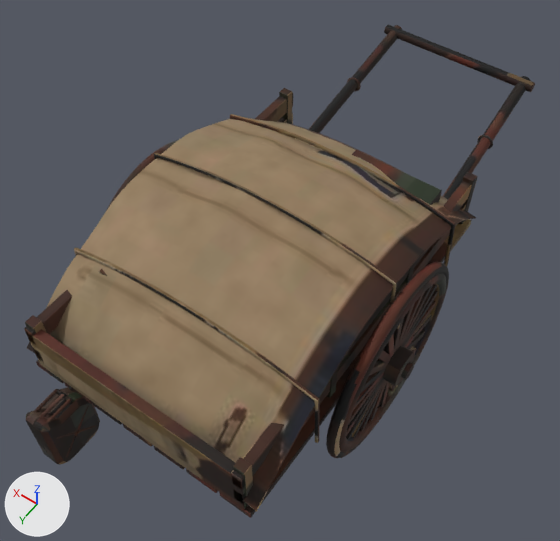
A saved change to the glTF model assets/world/caravan_cart.glb.
The view is the same before and after, from a 50 mm camera at (-1.706, 2.272, 4.453) aimed at (0.059, -0.198, 0.572). The axes (+X, +Y, +Z) are drawn at lower left. The lights are the same throughout. The first picture is the older version. Vertices at exactly the same position are counted once.

The first picture shows 'caravan_cart'.
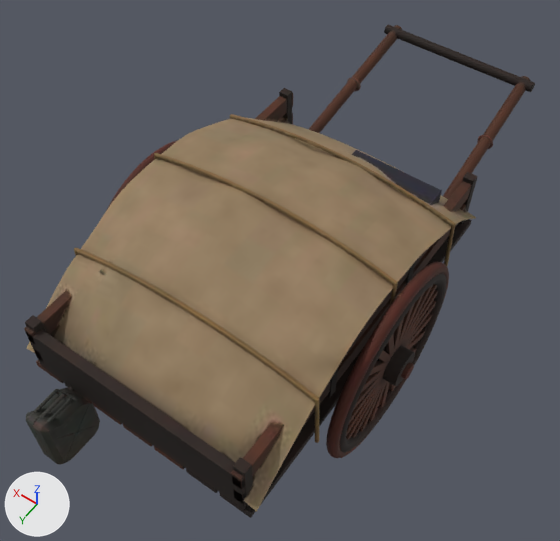
Changed parts and their boxes (x1, y1, x2, y2) in the pictures (560 x 541 px; the box of a moved part takes in the faces that stretch with it):
part 1 of me_caravan_cart_003, moved or reshaped (mostly hidden): before (218, 179, 317, 232); after (218, 121, 459, 228)
part 2 of me_caravan_cart_003, moved or reshaped (mostly hidden afterwards): before (277, 121, 369, 156); after (306, 129, 340, 142)
part 3 of me_caravan_cart_003, surface changed: (24, 25, 535, 518) in both

What changed in the scene script:
```text
Change me_caravan_cart_003:
    where me_caravan_cart_003.from_pydata(...)  # 11182 vertices, 19999 faces; spans x -0.99..0.99, y -2.41..1.5, z -0.02..1.43
    used by ob_caravan_cart; location = (0.0, 0.0, 0.0)
    me_caravan_cart_003 part 1: 569 of 11182 vertices moved; they spanned x -0.61..0.13, y -0.32..0.77, z 0.71..1.43 and now span x -0.64..0.64, y -1.09..0.77, z 0.71..1.43; mean shift (0.01, -0.04, 0.0); largest move (-0.5, 0.53, 0.75) -> (0.56, -1.07, 0.9)
    me_caravan_cart_003 part 2
    me_caravan_cart_003.vertices[3875].co: (0.64, -1.07, 0.88) -> (-0.3, 0.51, 1.08)  # pixel (284, 122) -> not seen
    me_caravan_cart_003.vertices[4070].co: (0.56, -1.06, 0.89) -> (-0.32, 0.31, 0.73)  # pixel (294, 126) -> not seen
    me_caravan_cart_003.vertices[4252].co: (0.56, -1.07, 0.9) -> (-0.48, 0.57, 1.05)  # pixel (294, 125) -> not seen
    me_caravan_cart_003.vertices[4287].co: (0.48, -1.07, 0.91) -> (-0.42, 0.58, 1.07)  # pixel (304, 128) -> not seen
    me_caravan_cart_003.vertices[4304].co: (0.48, -1.07, 0.9) -> (-0.4, 0.27, 0.81)  # pixel (304, 129) -> not seen
    me_caravan_cart_003.vertices[4314].co: (0.32, -1.06, 0.92) -> (0.32, -1.07, 0.92)  # not seen -> pixel (324, 136)
    me_caravan_cart_003.vertices[4315].co: (0.32, -1.07, 0.92) -> (0.24, -1.06, 0.93)  # pixel (324, 136) -> not seen
    me_caravan_cart_003.vertices[4317].co: (0.24, -1.07, 0.93) -> (-0.44, 0.7, 0.79)  # pixel (334, 140) -> not seen
    me_caravan_cart_003.vertices[4322].co: (0.16, -1.06, 0.93) -> (-0.27, 0.17, 1.05)
    me_caravan_cart_003.vertices[4325].co: (0.16, -1.07, 0.94) -> (-0.23, 0.19, 1.03)  # pixel (344, 144) -> not seen
    me_caravan_cart_003.vertices[4340].co: (0.08, -1.06, 0.93) -> (-0.24, 0.16, 1.05)  # pixel (354, 150) -> not seen
    me_caravan_cart_003.vertices[4362].co: (0.01, -1.09, 0.92) -> (-0.17, 0.12, 1.03)  # pixel (365, 154) -> not seen
    me_caravan_cart_003 part 3: 17774 kept faces spanning x -0.99..0.99, y -2.41..1.5, z -0.02..1.43 get new texture (UV) coordinates
```
